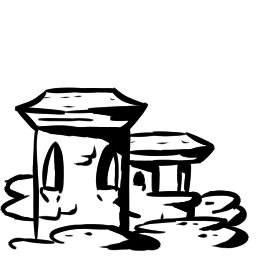
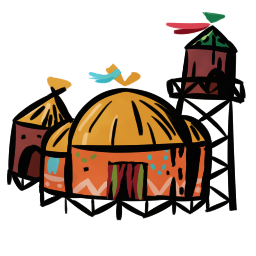
Revision of a layered 256 × 256 image; what changed, layer by layer:
hid group "Agrupar 24" (6 layers) over [0, 12, 250, 252]
showed group "Agrupar 9" (8 layers) over [0, 12, 250, 252]
showed "Capa de pintura 10" over [0, 12, 250, 252]
showed group "Agrupar 8" (2 layers) over [64, 128, 192, 252]
showed "Capa de pintura 5" over [0, 64, 250, 252]
showed "Capa de pintura 4" over [0, 12, 250, 252]
